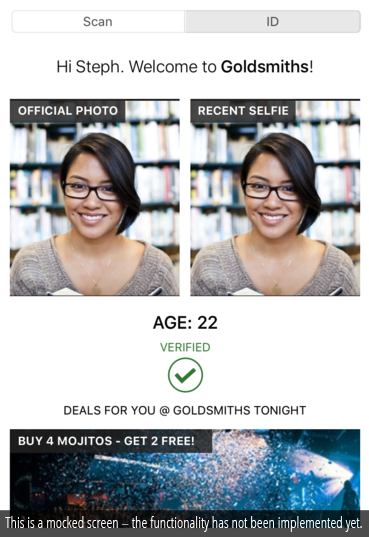
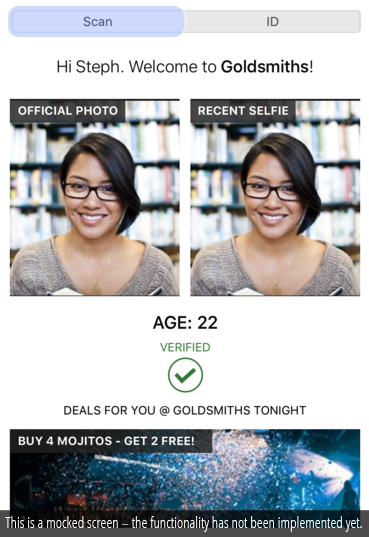
Comparing the layer stacks of the two (369, 537) images. Changes:
added layer "Shape 2" (20%) above "Layer 1" over [8, 6, 184, 37]
